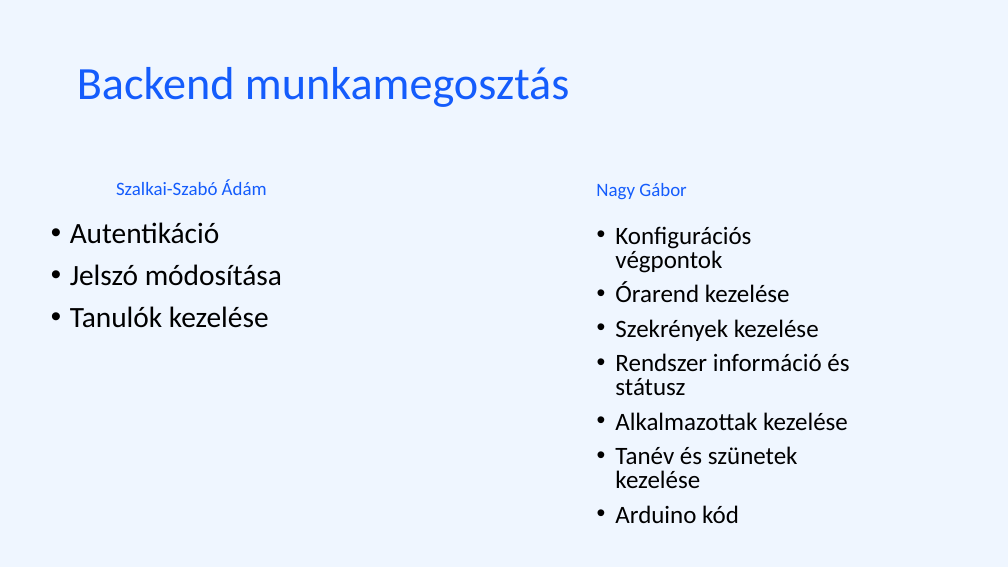
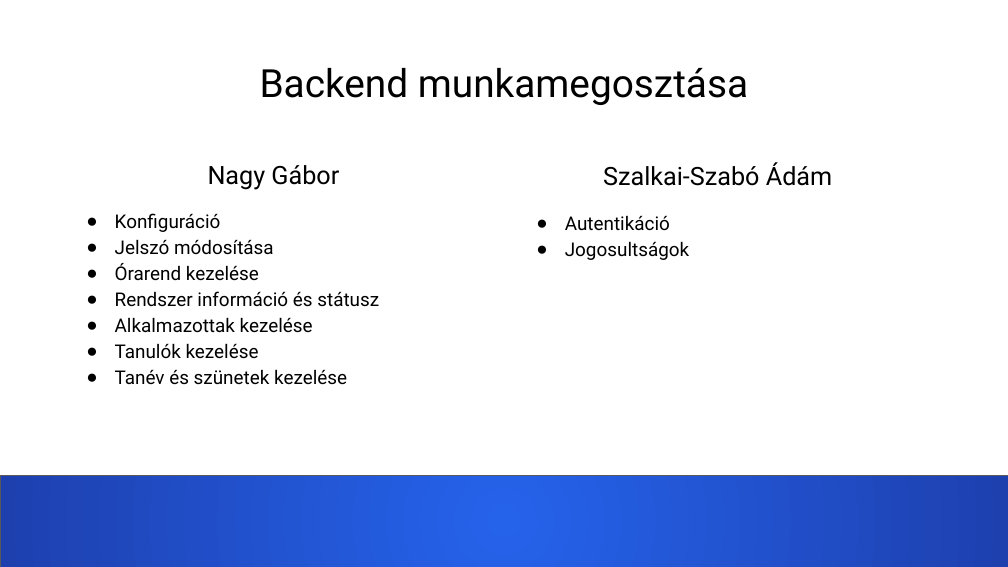
Before and after one commit to nagygabor123/vizsgaremek, a slide deck: slide 14 of Dokumentacio/Eloadas.pptx (slide 13 before the commit). Drawn at 1008x567 pixels with LibreOffice and Linux fonts; fonts in the diff are those of the drawing. Boxes give left, top, right and bottom in pixels: in the first picture for what was removed or moved away, otherwise in the second. Text is boxed around its words. In the diff, an @@ line names an element or a change of style, - is before the commit and + after.

```diff
--- a/Dokumentacio/Eloadas.pptx
+++ b/Dokumentacio/Eloadas.pptx
@@ background #EFF6FF to #FFFFFF @@
@@ title at (260,68,748,105): text changed; size 44 to 37 pt; font Calibri to Roboto; text colour #145CFC to #000000 @@
-Backend munkamegosztás
+Backend munkamegosztása
@@ text added at (115,165,379,385), 18 pt, text #000000 @@
+Nagy Gábor
+● Konfiguráció
+● Jelszó módosítása
+● Órarend kezelése
+● Rendszer információ és státusz
+● Alkalmazottak kezelése
+● Tanulók kezelése
+● Tanév és szünetek kezelése
@@ text added at (565,163,832,260), 18 pt, text #000000 @@
+Szalkai-Szabó Ádám
+● Autentikáció
+● Jogosultságok
@@ text removed at (116,180,267,195) @@
-Szalkai-Szabó Ádám
@@ text removed at (596,183,686,200) @@
-Nagy Gábor
@@ text removed at (70,222,282,328) @@
-• Autentikáció
-• Jelszó módosítása
-• Tanulók kezelése
@@ text removed at (615,226,849,523) @@
-• Konfigurációs végpontok
-• Órarend kezelése
-• Szekrények kezelése
-• Rendszer információ és státusz
-• Alkalmazottak kezelése
-• Tanév és szünetek kezelése
-• Arduino kód
@@ rectangle added at (0,476,1008,567), fill gradient #2563EB to #1E40AF, outline #595959 0.75 pt @@
```
Also in this commit, not shown: 6 other slides changed, 10 slides added, 9 slides removed, 3 other files.
